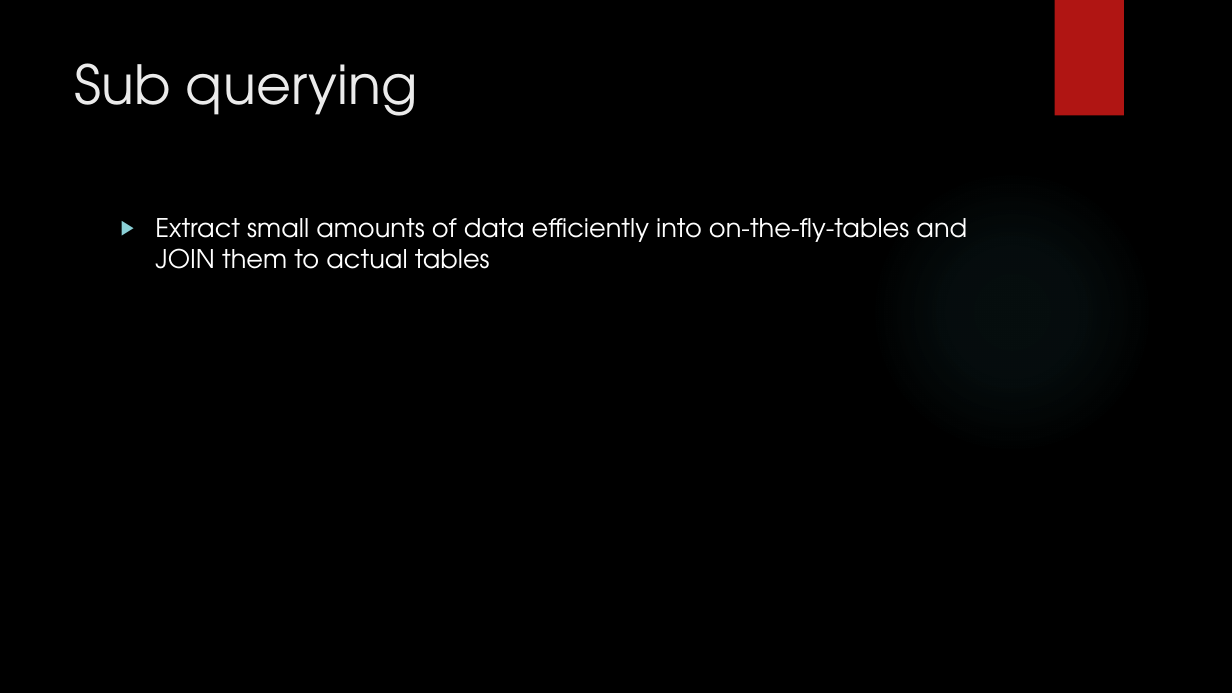
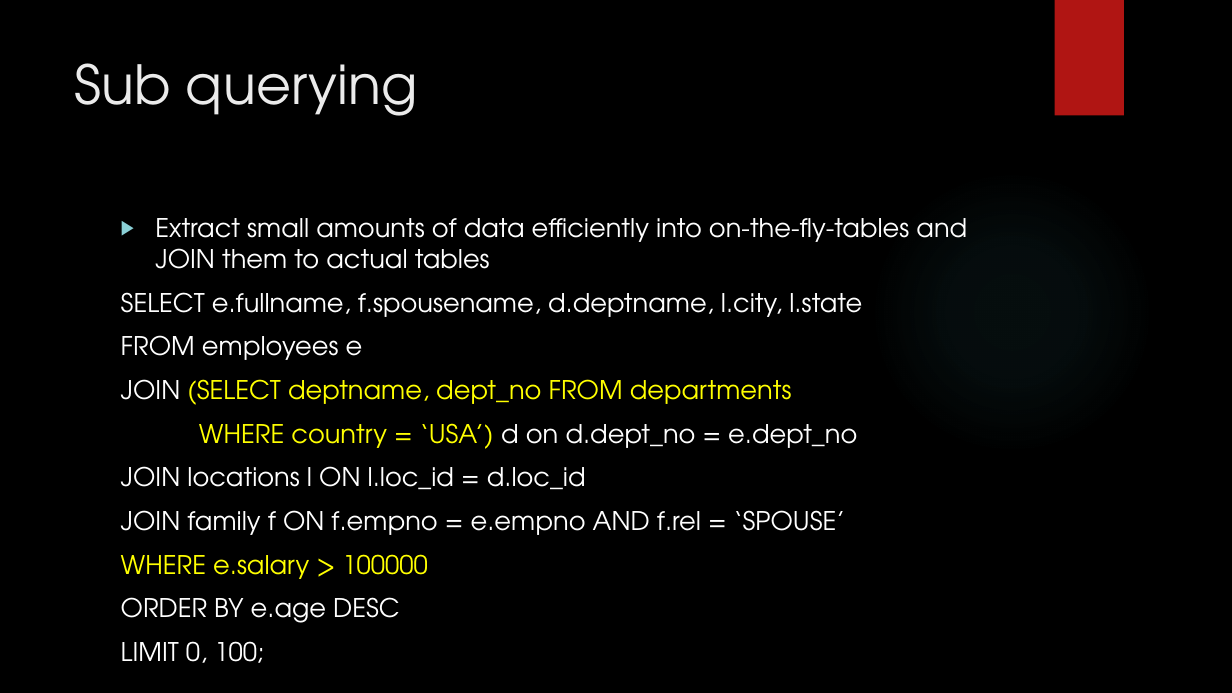
Before and after one commit to zedfoxus/database-bootcamp, a slide deck: slide 33 of Presentation/Database-Bootcamp-Presentation.pptx. Drawn at 1232x693 pixels with LibreOffice and Linux fonts; fonts in the diff are those of the drawing; background and template pictures are left out. Boxes give left, top, right and bottom in pixels: in the first picture for what was removed or moved away, otherwise in the second. Text is boxed around its words. In the diff, an @@ line names an element or a change of style, - is before the commit and + after.

Commit message:
Day 5 JOIN, Sub query, Grouping, Explain

```diff
--- a/Presentation/Database-Bootcamp-Presentation.pptx
+++ b/Presentation/Database-Bootcamp-Presentation.pptx
@@ text at [121,292,862,663]: paragraphs added @@
+SELECT e.fullname, f.spousename, d.deptname, l.city, l.state
+FROM employees e
+JOIN (SELECT deptname, dept_no FROM departments
+WHERE country = ‘USA’) d on d.dept_no = e.dept_no
+JOIN locations l ON l.loc_id = d.loc_id
+JOIN family f ON f.empno = e.empno AND f.rel = ‘SPOUSE’
+WHERE e.salary > 100000
+ORDER BY e.age DESC
+LIMIT 0, 100;
```
Also in this commit, not shown: 1 other slide changed, 3 slides added.
